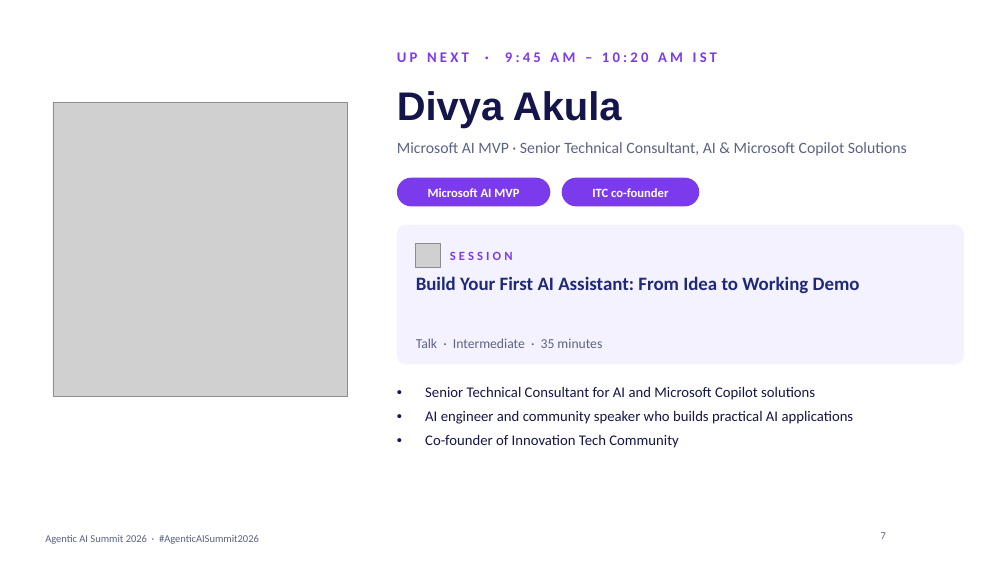
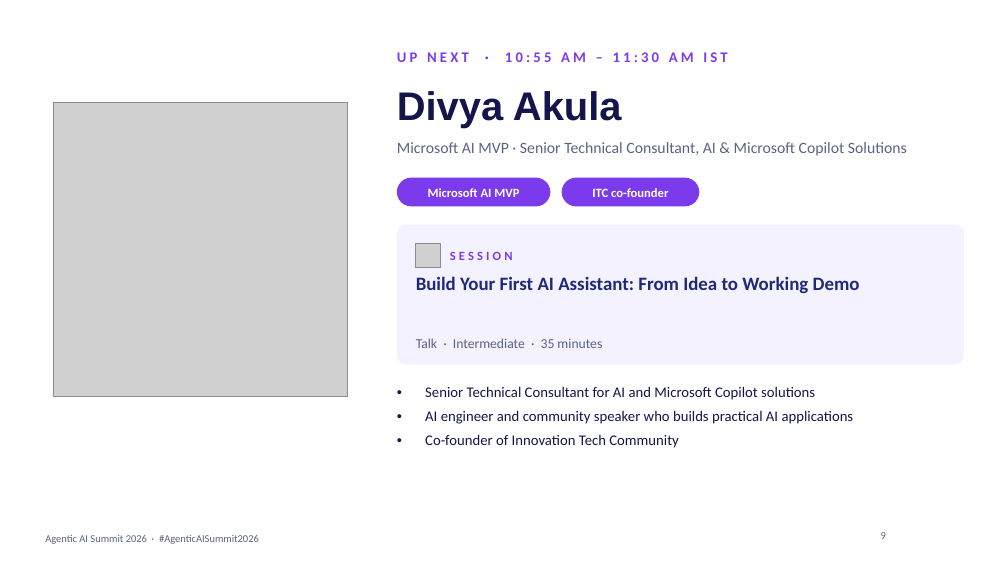
Before and after one commit to prathapm14/agentic-ai-summit-2026, a slide deck: slide 9 of slides/agentic-ai-summit-2026-host-deck.pptx (slide 7 before the commit). Drawn at 1008x567 pixels with LibreOffice and Linux fonts; fonts in the diff are those of the drawing; grey boxes stand for pictures; background and template pictures are left out. Boxes give left, top, right and bottom in pixels: in the first picture for what was removed or moved away, otherwise in the second. Text is boxed around its words. In the diff, an @@ line names an element or a change of style, - is before the commit and + after.

```diff
--- a/slides/agentic-ai-summit-2026-host-deck.pptx
+++ b/slides/agentic-ai-summit-2026-host-deck.pptx
@@ text at (397,52,727,62): text changed @@
-UP NEXT · 9:45 AM – 10:20 AM IST
+UP NEXT · 10:55 AM – 11:30 AM IST
@@ page number at (881,532,886,539): text changed @@
-7
+9
```
Also in this commit, not shown: 9 other slides changed, 25 other files.
